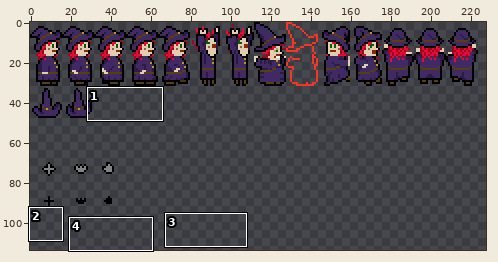
A sprite sheet gets an edit: src/data/image/4-sprites.png. The picture above shows the old version from afar; the outline marks the close-up.
Close-up. First the earlier version:
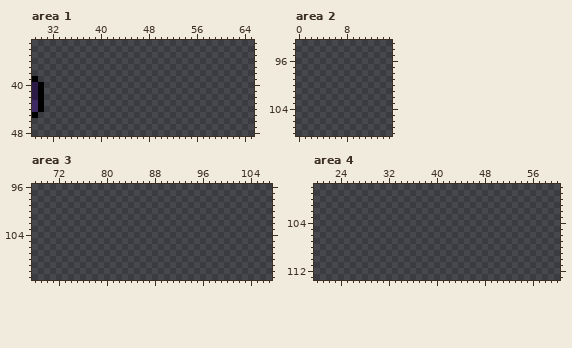
The file is 256x256 pixels. Colours within 5 levels of each other are drawn and written as one. Shown: area 1: x 29..65, y 33..48; area 2: x 0..15, y 93..108; area 3: x 68..107, y 96..111; area 4: x 20..60, y 98..113. The wide view leaves out empty margins. The commit also changed other parts of the picture, which this record leaves out.
Once edited:
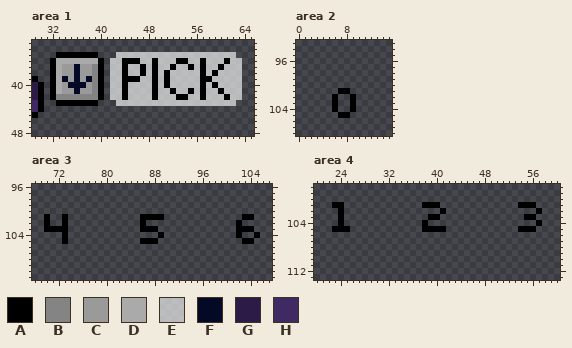
Palette (. is transparent): A #000000  B #848484  C #9a9a9a  D #aaaaaa  E #ffffffa3  F #040925  G #2b1b46  H #402a64
Changes in this commit:
Area 1:
y 35: x 33..39 ....... -> AAAAAAA; x 43..62 .................... -> EEEEEEEEEEEEEEEEEEEE
y 36: x 32..40 ......... -> ADDDDDDDA; x 42..63 ...................... -> EEAAAEEAEEEAAEEAEEEAEE
y 37: x 32..40 ......... -> ADCCFCCBA; x 42..63 ...................... -> EEAEEAEAEEAEEAEAEEAEEE
y 38: x 32..40 ......... -> ADCCFCCBA; x 42..63 ...................... -> EEAEEAEAEAEEEEEAEAEEEE
y 39: x 32..40 ......... -> ADFCFCFBA; x 42..63 ...................... -> EEAAAEEAEAEEEEEAAEEEEE
y 40: x 32..40 ......... -> ADCFFFCBA; x 42..63 ...................... -> EEAEEEEAEAEEEEEAEAEEEE
y 41: x 32..40 ......... -> ADCCFCCBA; x 42..63 ...................... -> EEAEEEEAEEAEEAEAEEAEEE
y 42: x 32..40 ......... -> ABBBBBBBA; x 42..63 ...................... -> EEAEEEEAEEEAAEEAEEEAEE
y 43: x 33..39 ....... -> AAAAAAA; x 43..62 .................... -> EEEEEEEEEEEEEEEEEEEE
Area 2:
y 101: x 7..8 .. -> AA
y 102..104: x 6 . -> A; x 9 . -> A
y 105: x 7..8 .. -> AA
Area 3:
y 101: x 70 . -> A; x 73 . -> A; x 86..89 .... -> AAAA; x 103..104 .. -> AA
y 102: x 70 . -> A; x 73 . -> A; x 86 . -> A; x 102 . -> A
y 103: x 70..73 .... -> AAAA; x 86..88 ... -> AAA; x 102..104 ... -> AAA
y 104: x 73 . -> A; x 89 . -> A; x 102 . -> A; x 105 . -> A
y 105: x 73 . -> A; x 86..88 ... -> AAA; x 103..104 .. -> AA
Area 4:
y 101: x 23..24 .. -> AA; x 38..40 ... -> AAA; x 54..56 ... -> AAA
y 102: x 24 . -> A; x 41 . -> A; x 57 . -> A
y 103: x 24 . -> A; x 39..40 .. -> AA; x 55..56 .. -> AA
y 104: x 24 . -> A; x 38 . -> A; x 57 . -> A
y 105: x 23..25 ... -> AAA; x 38..41 .... -> AAAA; x 54..56 ... -> AAA
Pixel boxes of the changes (left, top, right, bottom) in both close-ups:
added: (50, 52, 242, 106)
added: (332, 88, 356, 118)
added: (44, 214, 68, 244)
added: (140, 214, 164, 244)
added: (236, 214, 260, 244)
added: (332, 202, 350, 232)
added: (422, 202, 446, 232)
added: (518, 202, 542, 232)
